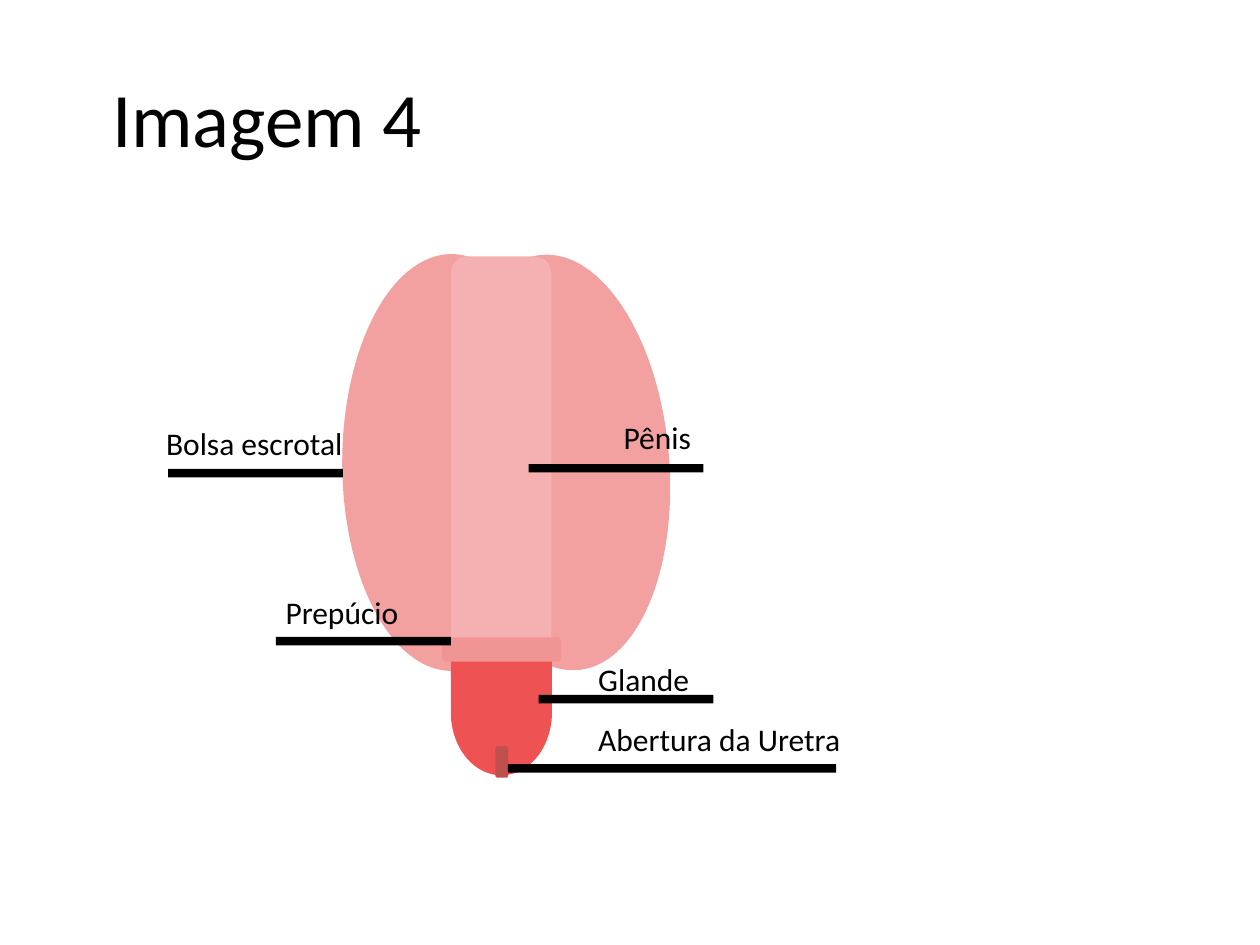
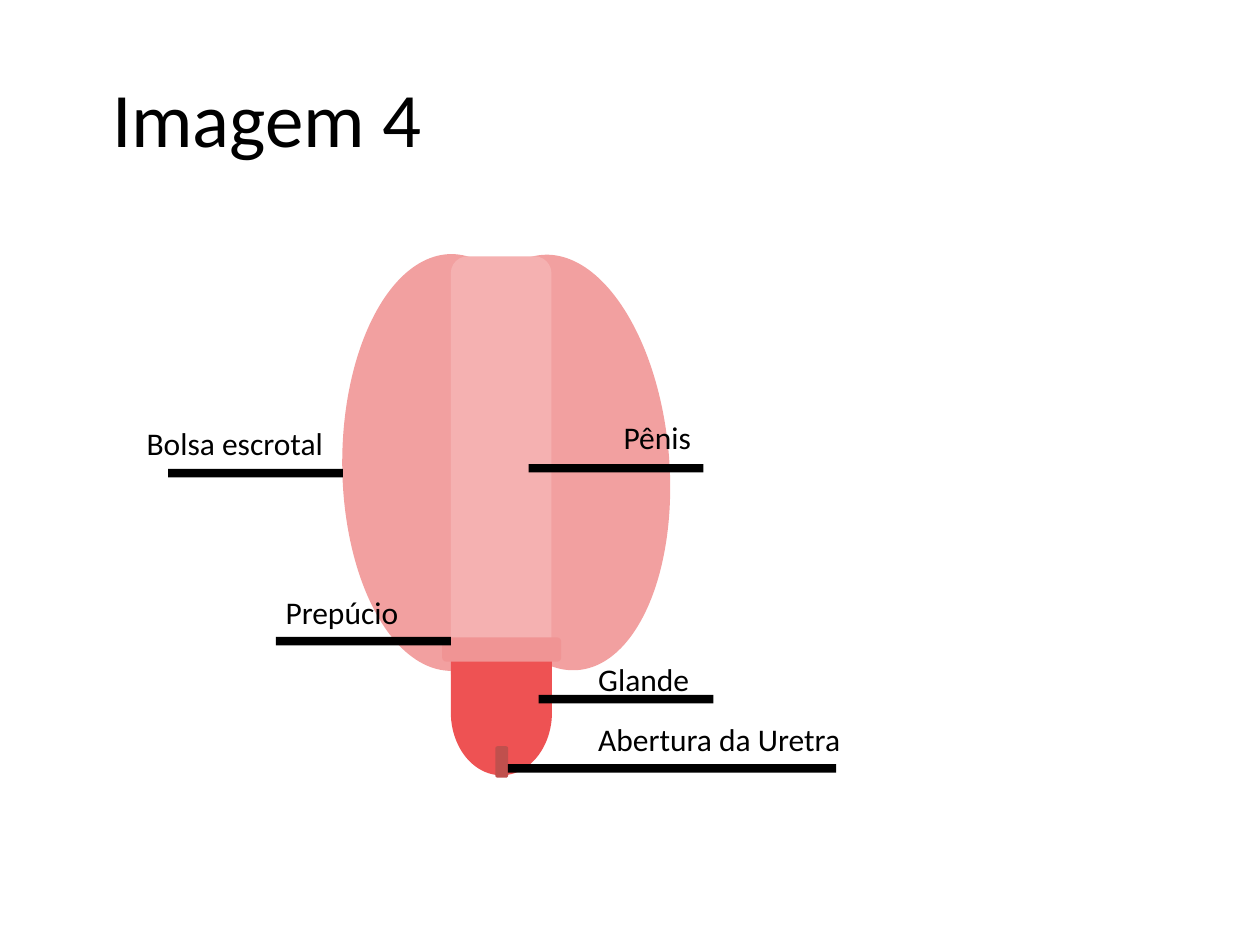
Before and after one commit to gustavogitzel/Discussex, a slide deck: slide 4 of Rascunhos/Imagens/Conhecendo o corpo.pptx. Drawn at 1260x945 pixels with LibreOffice and Linux fonts; fonts in the diff are those of the drawing. Boxes give left, top, right and bottom in pixels: in the first picture for what was removed or moved away, otherwise in the second. Text is boxed around its words. In the diff, an @@ line names an element or a change of style, - is before the commit and + after.

```diff
--- a/Rascunhos/Imagens/Conhecendo o corpo.pptx
+++ b/Rascunhos/Imagens/Conhecendo o corpo.pptx
@@ text "Bolsa escrotal" moved from (x1=166, y1=433, x2=342, y2=456) to (x1=147, y1=433, x2=323, y2=456) @@
```
Also in this commit, not shown: 12 other files.
